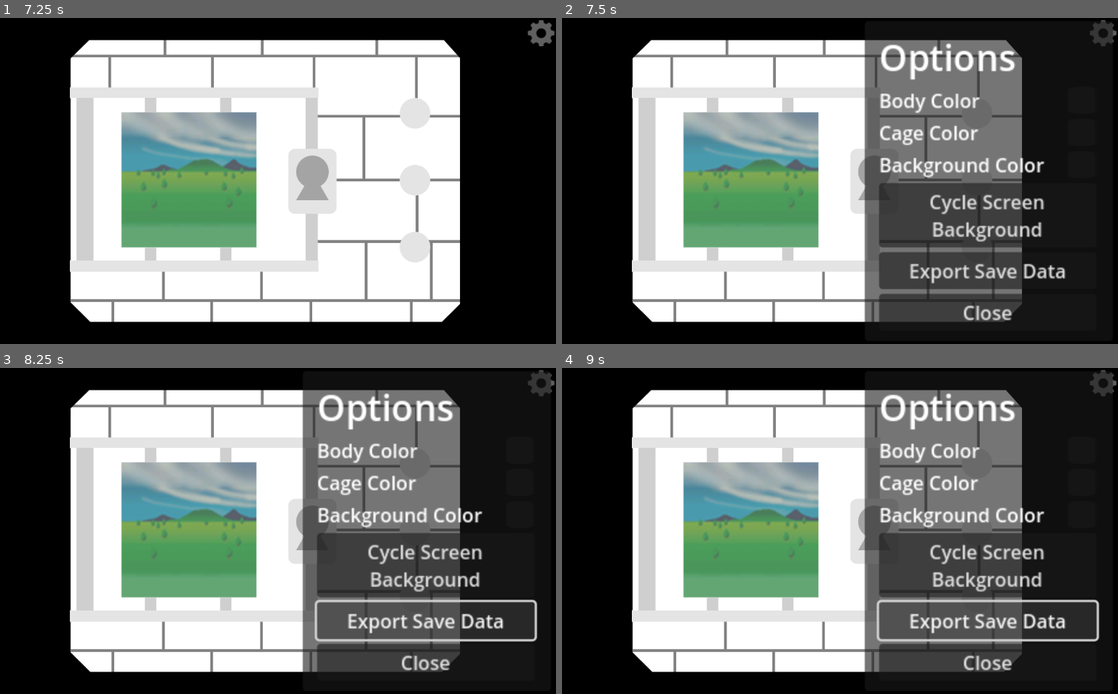
Above: before the commit, frames 1-4 (two rows, left to right).
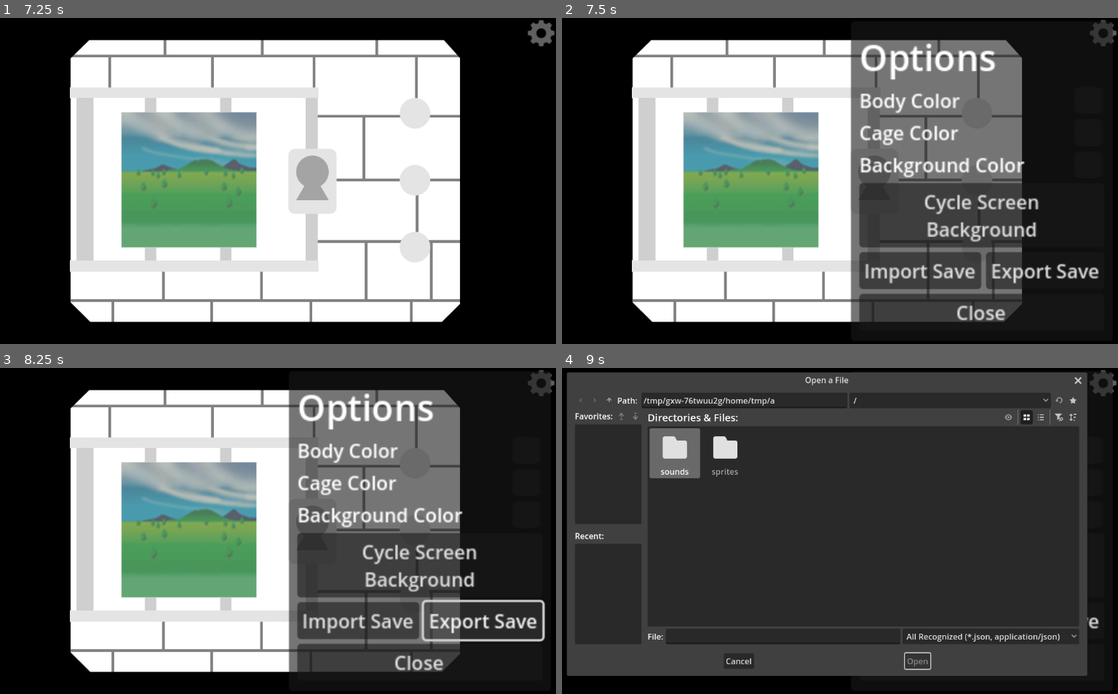
Above: after the commit, the same moments.

Repository: day-dreamxr/Digital-Monster-Online
Game: Godot game, scene res://main.tscn
The game is run twice, just before and just after one commit, with the same random seed, the same clock (stepped at 60 frames per second) and the same inputs.
Inputs (mouse positions are in pixels of both pictures, inside the frame that each line leads up to):
- Up to frame 1 (7.25 s): click (417, 112) at 0.5 s; click (417, 181) at 1.25 s; click (417, 246) at 2 s; click (417, 112) at 2.75 s; click (417, 181) at 3.5 s; click (417, 246) at 4.25 s; click (417, 112) at 5 s; click (417, 181) at 5.75 s; click (417, 246) at 6.5 s
- Up to frame 2 (7.5 s): click (1101, 34) at 7.25 s
- Up to frame 3 (8.25 s): click "Export Save Data" (after the commit: "Export Save") at 8 s
- Up to frame 4 (9 s): click (917, 619) at 8.75 s, where only the run after the commit has a clickable "Import Save"

Frame 1 is identical in both runs. In frame 2, 9.3% of the frame differs, in the area x 51-97%, y 6-94%; in frame 3, 9.9%; in frame 4, 77%, in the area x 0-97%, y 1-95%.

Commit message:
Import Save Data

Diff:
--- a/main.gd
+++ b/main.gd
@@ -13,6 +13,10 @@
 signal screen_background_index_changed(new_value: int)
 
 func _ready() -> void:
+	SaveData.saved.connect(reload_colors)
+	reload_colors()
+
+func reload_colors() -> void:
 	$Digivice.modulate = SaveData.body_color
 	%BodyColorPicker.color = SaveData.body_color
 	$Cage.modulate = SaveData.cage_color
@@ -59,3 +63,21 @@
 
 func _on_export_button_pressed() -> void:
 	SaveData.export_save_data()
+
+func _on_import_button_pressed() -> void:
+	if OS.has_feature("web"):
+		$WebSaveDataPicker.show()
+	else:
+		$SaveDataPicker.show()
+
+func _on_save_data_selected(path: String) -> Error:
+	print("yay")
+	var file := FileAccess.get_file_as_bytes(path)
+	var err := FileAccess.get_open_error()
+	if err != OK:
+		return err
+	SaveData.import_save_data(file)
+	return OK
+
+func _on_web_save_data_picker_file_loaded(content: PackedByteArray, filename: String) -> void:
+	SaveData.import_save_data(content)
--- a/main.tscn
+++ b/main.tscn
@@ -1,9 +1,10 @@
-[gd_scene load_steps=5 format=3 uid="uid://bct4c58g14yqa"]
+[gd_scene load_steps=6 format=3 uid="uid://bct4c58g14yqa"]
 
 [ext_resource type="Script" uid="uid://cy8mwlux2rpy1" path="res://main.gd" id="1_0xm2m"]
 [ext_resource type="Texture2D" uid="uid://cihgw5ts6mp1u" path="res://sprites/ui/body.png" id="2_h2yge"]
 [ext_resource type="Texture2D" uid="uid://c3e327e5hafnd" path="res://sprites/ui/cage.png" id="3_1bvp3"]
 [ext_resource type="Texture2D" uid="uid://drjl3ejflvq5q" path="res://sprites/ui/options.png" id="4_1bvp3"]
+[ext_resource type="Script" uid="uid://cdau41ruidjsy" path="res://web_file_dialog.gd" id="5_lquwl"]
 
 [node name="Main" type="Node"]
 script = ExtResource("1_0xm2m")
@@ -138,9 +139,9 @@
 anchors_preset = 1
 anchor_left = 1.0
 anchor_right = 1.0
-offset_left = -950.47614
+offset_left = -1001.9048
 offset_top = 3.8095233
-offset_right = -742.7584
+offset_right = -782.7844
 offset_bottom = 272.40494
 grow_horizontal = 0
 scale = Vector2(4.510236, 4.510236)
@@ -189,9 +190,9 @@
 anchor_top = 0.5
 anchor_right = 1.0
 anchor_bottom = 0.5
-offset_left = 68.64554
+offset_left = 91.02844
 offset_top = -11.5
-offset_right = 76.64554
+offset_right = 99.02844
 offset_bottom = 11.5
 grow_horizontal = 0
 grow_vertical = 2
@@ -215,9 +216,9 @@
 anchor_top = 0.5
 anchor_right = 1.0
 anchor_bottom = 0.5
-offset_left = 70.64548
+offset_left = 93.02847
 offset_top = -11.5
-offset_right = 78.64548
+offset_right = 101.02847
 offset_bottom = 11.5
 grow_horizontal = 0
 grow_vertical = 2
@@ -241,9 +242,9 @@
 anchor_top = 0.5
 anchor_right = 1.0
 anchor_bottom = 0.5
-offset_left = 14.645416
+offset_left = 37.02832
 offset_top = -11.5
-offset_right = 22.645416
+offset_right = 45.02832
 offset_bottom = 11.5
 grow_horizontal = 0
 grow_vertical = 2
@@ -254,13 +255,33 @@
 text = "Cycle Screen
 Background"
 
-[node name="ExportButton" type="Button" parent="UI/Control/Options/MarginContainer/Control/VBoxContainer"]
-layout_mode = 2
-text = "Export Save Data"
+[node name="HBoxContainer" type="HBoxContainer" parent="UI/Control/Options/MarginContainer/Control/VBoxContainer"]
+layout_mode = 2
+
+[node name="ImportButton" type="Button" parent="UI/Control/Options/MarginContainer/Control/VBoxContainer/HBoxContainer"]
+layout_mode = 2
+text = "Import Save"
+
+[node name="ExportButton" type="Button" parent="UI/Control/Options/MarginContainer/Control/VBoxContainer/HBoxContainer"]
+layout_mode = 2
+text = "Export Save"
 
 [node name="CloseButton" type="Button" parent="UI/Control/Options/MarginContainer/Control/VBoxContainer"]
 layout_mode = 2
 text = "Close"
+
+[node name="WebSaveDataPicker" type="Node" parent="."]
+script = ExtResource("5_lquwl")
+
+[node name="SaveDataPicker" type="FileDialog" parent="."]
+oversampling_override = 1.0
+title = "Import Save Data"
+initial_position = 1
+size = Vector2i(1015, 565)
+file_mode = 0
+access = 2
+filters = PackedStringArray("*.json", "application/json")
+folder_creation_enabled = false
 
 [connection signal="pressed" from="Cage/Control/A" to="." method="_on_button_pressed"]
 [connection signal="pressed" from="Cage/Control/B" to="." method="_on_button_pressed"]
@@ -271,5 +292,8 @@
 [connection signal="color_changed" from="UI/Control/Options/MarginContainer/Control/VBoxContainer/BackgroundColor/Control/BackgroundColorPicker" to="." method="_on_background_color_changed"]
 [connection signal="pressed" from="UI/Control/Options/MarginContainer/Control/VBoxContainer/CycleScreenBackground" to="." method="_on_button_pressed"]
 [connection signal="pressed" from="UI/Control/Options/MarginContainer/Control/VBoxContainer/CycleScreenBackground" to="." method="_on_cycle_screen_background_pressed"]
-[connection signal="pressed" from="UI/Control/Options/MarginContainer/Control/VBoxContainer/ExportButton" to="." method="_on_export_button_pressed"]
+[connection signal="pressed" from="UI/Control/Options/MarginContainer/Control/VBoxContainer/HBoxContainer/ImportButton" to="." method="_on_import_button_pressed"]
+[connection signal="pressed" from="UI/Control/Options/MarginContainer/Control/VBoxContainer/HBoxContainer/ExportButton" to="." method="_on_export_button_pressed"]
 [connection signal="pressed" from="UI/Control/Options/MarginContainer/Control/VBoxContainer/CloseButton" to="." method="_on_close_button_pressed"]
+[connection signal="file_loaded" from="WebSaveDataPicker" to="." method="_on_web_save_data_picker_file_loaded"]
+[connection signal="file_selected" from="SaveDataPicker" to="." method="_on_save_data_selected"]
--- a/save_data.gd
+++ b/save_data.gd
@@ -1,4 +1,5 @@
 extends Node
+# Thank you to https://github.com/jaredtalbot from Boardshapes for the original version of this file
 
 var body_color := Color():
 	set(value):
@@ -98,3 +99,12 @@
 		file.store_string(json)
 		file.close()
 		OS.shell_show_in_file_manager(ProjectSettings.globalize_path("user://save_data.json"))
+
+func import_save_data(content: PackedByteArray):
+	var json = JSON.parse_string(content.get_string_from_utf8())
+	if json is Dictionary:
+		body_color = Color.html(json.get("body_color", body_color))
+		cage_color = Color.html(json.get("cage_color", cage_color))
+		background_color = Color.html(json.get("background_color", background_color))
+		screen_background_index = json.get("screen_background_index", screen_background_index)
+	save_preferences()
